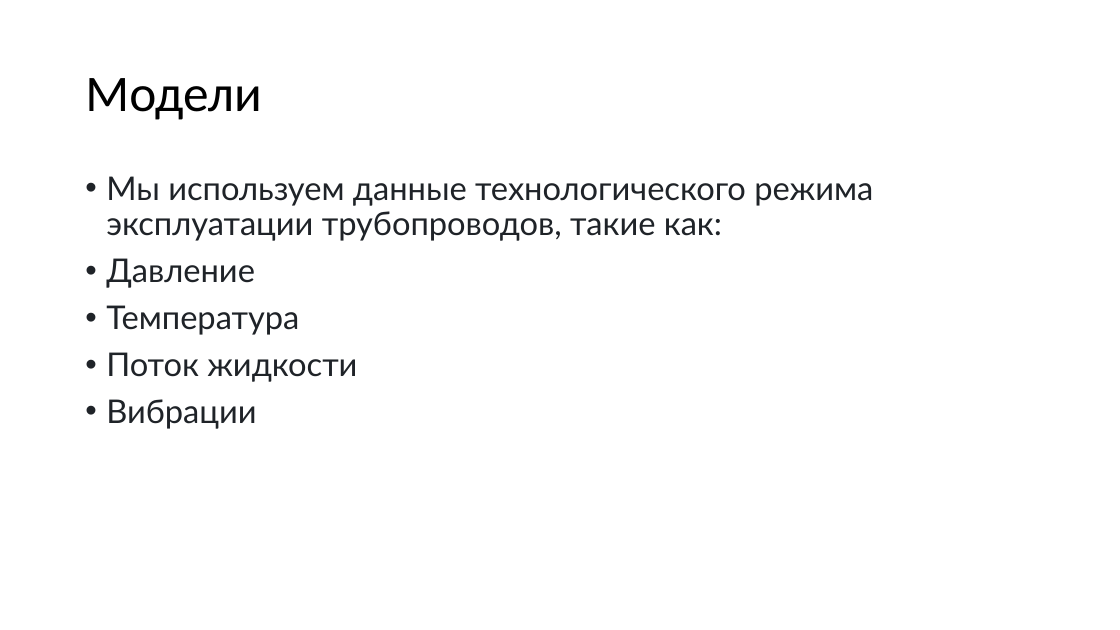
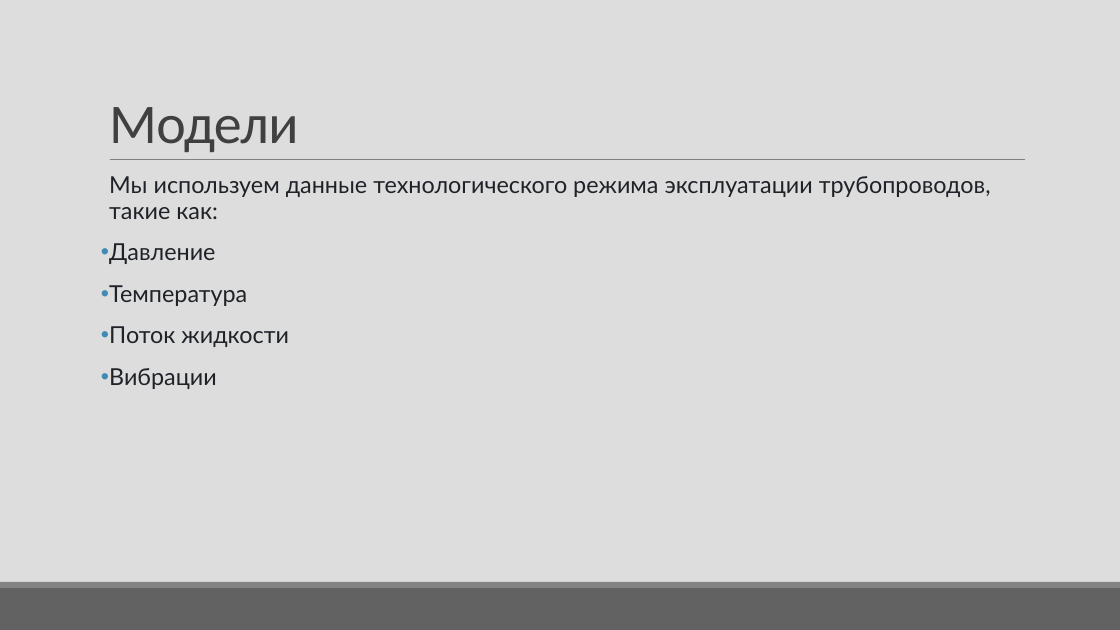
Before and after one commit to ark2016/NESTRO_CHALLENGE_2023, a slide deck: slide 6 of presentation/Greedy_algorithm.pptx. Drawn at 1120x630 pixels with LibreOffice and Linux fonts; fonts in the diff are those of the drawing. Boxes give left, top, right and bottom in pixels: in the first picture for what was removed or moved away, otherwise in the second. Text is boxed around its words. In the diff, an @@ line names an element or a change of style, - is before the commit and + after.

```diff
--- a/presentation/Greedy_algorithm.pptx
+++ b/presentation/Greedy_algorithm.pptx
@@ background #FFFFFF to #DDDDDD @@
@@ title "Модели": place and size @@
-title "Модели" at [85,78,261,120]
+title "Модели" at [109,107,298,152]
@@ title "Модели" at [109,107,298,152]: size 44 to 48 pt, text colour #000000 to #404040, letter spacing 0 to -0.5 pt; line spacing 0.9 to 0.85; vertical alignment middle to bottom @@
@@ text "Мы используем данные технологического режима ..." at [109,176,991,389]: size 28 to 20 pt; bullet • to  ; more space between paragraphs; indent changed @@
@@ line added from (110, 160) to (1026, 160), #808080 0.5 pt @@
@@ rectangle added at [0,588,1120,630], fill #626262 @@
@@ rectangle added at [0,582,1120,588], fill #838383 @@
```
Also in this commit, not shown: 8 other slides changed.
